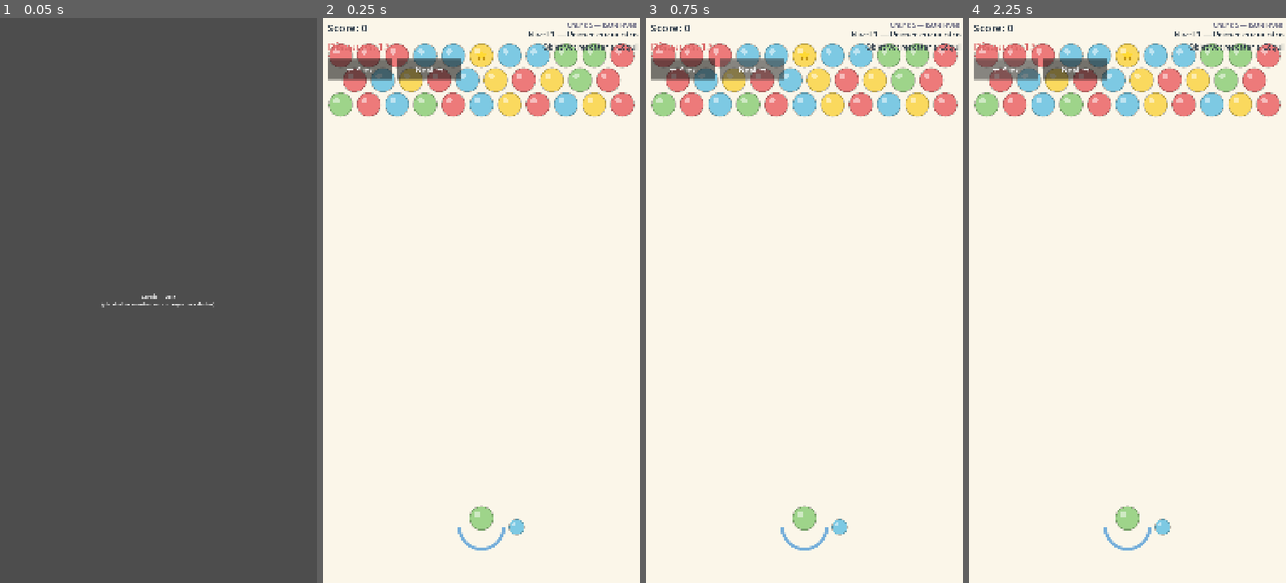
Above: before the commit, frames 1-4 (left to right).
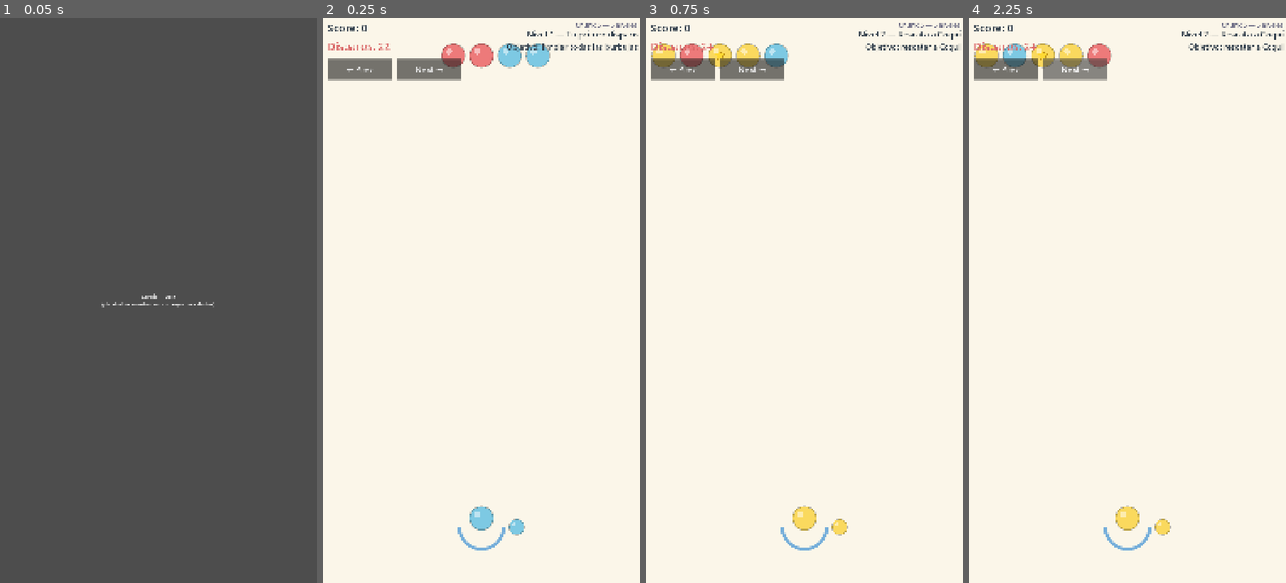
Above: after the commit, the same moments.

Repository: dahored/myappcube-game-bubble-shooter
Game: Godot game, scene res://scenes/main/boot.tscn
Two runs of this game, one before a commit and one after it. Both use one fixed random seed, a clock stepped at 60 frames per second and the inputs below.
Inputs:
- Up to frame 1 (0.05 s): no input
- Up to frame 2 (0.25 s): no input
- Up to frame 3 (0.75 s): click "Next →" at 0.5 s
- Up to frame 4 (2.25 s): click "Next →" at 1.25 s; click "← Prev" at 2 s

Frame 1 is identical in both runs. In frame 2, 8.4% of the frame differs, in the area x 1-100%, y 0-91%; in frame 3, 8.3%; in frame 4, 8.8%, in the area x 1-100%, y 0-92%.

Commit message:
feat(levels): chunk 6 - 5 prototype levels with smart queue and color shuffle
- 5 hand-designed levels in data/levels/ with progressive difficulty
- Smart queue: cañón solo spawnea colores con 2+ instancias en grid
- Color shuffle: posiciones fijas pero colores se randomizan al cargar
  (creature preserva posición y color como parte del diseño)
- UX: botón cambia a 'Siguiente nivel →' al ganar

Diff:
--- a/data/levels/001.json
+++ b/data/levels/001.json
@@ -1,24 +1,18 @@
 {
   "id": 1,
   "chapter": 1,
-  "name": "Primer encuentro",
+  "name": "Tu primer disparo",
   "objective": {
-    "type": "rescue",
-    "creature_id": "coqui",
-    "creature_position": [5, 0]
+    "type": "clear_all"
   },
-  "max_shots": 15,
-  "available_colors": ["red", "blue", "yellow", "green"],
+  "max_shots": 22,
+  "available_colors": ["red", "blue"],
   "rainbow_chance": 0.0,
   "bubbles": [
-    [0, 0, "red"],   [1, 0, "red"],   [2, 0, "red"],
-    [3, 0, "blue"],  [4, 0, "blue"],  [5, 0, "yellow"],[6, 0, "blue"],  [7, 0, "blue"],
-    [8, 0, "green"], [9, 0, "green"], [10, 0, "red"],
-    [0, 1, "red"],   [1, 1, "blue"],  [2, 1, "yellow"],[3, 1, "red"],   [4, 1, "blue"],
-    [5, 1, "yellow"],[6, 1, "red"],   [7, 1, "yellow"],[8, 1, "green"], [9, 1, "red"],
-    [0, 2, "green"], [1, 2, "red"],   [2, 2, "blue"],  [3, 2, "green"], [4, 2, "red"],
-    [5, 2, "blue"],  [6, 2, "yellow"],[7, 2, "red"],   [8, 2, "blue"],  [9, 2, "yellow"],
-    [10, 2, "red"]
+    [4, 0, "red"],
+    [5, 0, "red"],
+    [6, 0, "blue"],
+    [7, 0, "blue"]
   ],
   "obstacles": []
 }
--- /dev/null
+++ b/data/levels/002.json
@@ -0,0 +1,21 @@
+{
+  "id": 2,
+  "chapter": 1,
+  "name": "Rescata a Coquí",
+  "objective": {
+    "type": "rescue",
+    "creature_id": "coqui",
+    "creature_position": [2, 0]
+  },
+  "max_shots": 24,
+  "available_colors": ["red", "blue", "yellow"],
+  "rainbow_chance": 0.0,
+  "bubbles": [
+    [0, 0, "red"],
+    [1, 0, "yellow"],
+    [2, 0, "yellow"],
+    [3, 0, "yellow"],
+    [4, 0, "blue"]
+  ],
+  "obstacles": []
+}
--- /dev/null
+++ b/data/levels/003.json
@@ -0,0 +1,18 @@
+{
+  "id": 3,
+  "chapter": 1,
+  "name": "Burbujín en problemas",
+  "objective": {
+    "type": "rescue",
+    "creature_id": "burbujin",
+    "creature_position": [8, 1]
+  },
+  "max_shots": 26,
+  "available_colors": ["red", "blue", "yellow", "green"],
+  "rainbow_chance": 0.0,
+  "bubbles": [
+    [3, 0, "red"], [4, 0, "blue"], [5, 0, "yellow"], [6, 0, "green"], [7, 0, "blue"], [8, 0, "red"], [9, 0, "yellow"], [10, 0, "green"],
+    [3, 1, "yellow"], [4, 1, "green"], [5, 1, "blue"], [6, 1, "yellow"], [7, 1, "green"], [8, 1, "red"], [9, 1, "blue"]
+  ],
+  "obstacles": []
+}
--- /dev/null
+++ b/data/levels/004.json
@@ -0,0 +1,20 @@
+{
+  "id": 4,
+  "chapter": 1,
+  "name": "Caracol perdido",
+  "objective": {
+    "type": "rescue",
+    "creature_id": "caracol",
+    "creature_position": [3, 3]
+  },
+  "max_shots": 28,
+  "available_colors": ["red", "blue", "yellow", "green", "purple"],
+  "rainbow_chance": 0.0,
+  "bubbles": [
+    [0, 0, "red"], [1, 0, "blue"], [2, 0, "yellow"], [3, 0, "green"], [4, 0, "purple"], [5, 0, "red"], [6, 0, "blue"], [7, 0, "yellow"], [8, 0, "green"], [9, 0, "purple"], [10, 0, "red"],
+    [0, 1, "purple"], [1, 1, "yellow"], [2, 1, "green"], [3, 1, "red"], [4, 1, "purple"], [5, 1, "purple"], [6, 1, "green"], [7, 1, "yellow"], [8, 1, "red"], [9, 1, "blue"],
+    [1, 2, "yellow"], [2, 2, "purple"], [3, 2, "red"], [4, 2, "green"], [5, 2, "yellow"], [6, 2, "blue"], [7, 2, "red"],
+    [2, 3, "purple"], [3, 3, "purple"], [4, 3, "yellow"], [5, 3, "green"]
+  ],
+  "obstacles": []
+}
--- /dev/null
+++ b/data/levels/005.json
@@ -0,0 +1,21 @@
+{
+  "id": 5,
+  "chapter": 1,
+  "name": "La cueva de Lumi",
+  "objective": {
+    "type": "rescue",
+    "creature_id": "lumi",
+    "creature_position": [4, 4]
+  },
+  "max_shots": 30,
+  "available_colors": ["red", "blue", "yellow", "green", "purple", "orange"],
+  "rainbow_chance": 0.0,
+  "bubbles": [
+    [0, 0, "red"], [1, 0, "blue"], [2, 0, "yellow"], [3, 0, "green"], [4, 0, "purple"], [5, 0, "orange"], [6, 0, "red"], [7, 0, "blue"], [8, 0, "yellow"], [9, 0, "green"], [10, 0, "purple"],
+    [0, 1, "orange"], [1, 1, "red"], [2, 1, "blue"], [3, 1, "yellow"], [4, 1, "green"], [5, 1, "red"], [6, 1, "orange"], [7, 1, "red"], [8, 1, "blue"], [9, 1, "yellow"],
+    [0, 2, "green"], [1, 2, "purple"], [2, 2, "orange"], [3, 2, "red"], [4, 2, "blue"], [5, 2, "yellow"], [6, 2, "green"], [7, 2, "orange"], [8, 2, "red"], [9, 2, "blue"], [10, 2, "yellow"],
+    [1, 3, "yellow"], [2, 3, "green"], [3, 3, "blue"], [4, 3, "red"], [5, 3, "blue"], [6, 3, "yellow"], [7, 3, "green"], [8, 3, "red"],
+    [2, 4, "red"], [3, 4, "blue"], [4, 4, "purple"], [5, 4, "blue"], [6, 4, "red"]
+  ],
+  "obstacles": []
+}
--- a/scenes/gameplay/gameplay.tscn
+++ b/scenes/gameplay/gameplay.tscn
@@ -31,7 +31,7 @@
 offset_bottom = 56.0
 theme_override_colors/font_color = Color(0.4, 0.4, 0.5, 1)
 theme_override_font_sizes/font_size = 22
-text = "Chunk 5 — JSON levels"
+text = "Chunk 6 — 5 niveles"
 horizontal_alignment = 2
 
 [node name="LevelLabel" type="Label" parent="HUD"]
--- a/scripts/gameplay/canon.gd
+++ b/scripts/gameplay/canon.gd
@@ -188,8 +188,33 @@
 	trajectory_line.points = points
 
 
+## Smart queue: solo selecciona colores que tienen 2+ instancias en el grid actual,
+## para evitar que el jugador reciba colores "muertos" (los que no pueden matchear).
+## Si ningún color cumple el threshold (ej. al final del nivel), fallback a random
+## entre los playable_types del nivel.
 func _random_type() -> int:
-	return playable_types[randi() % playable_types.size()]
+	var grid_colors := _get_smart_colors()
+	if grid_colors.is_empty():
+		return playable_types[randi() % playable_types.size()]
+	return grid_colors[randi() % grid_colors.size()]
+
+
+## Devuelve los tipos de burbuja que tienen 2+ instancias en el grid (filtrados también
+## por playable_types del nivel para no spawnear colores no permitidos).
+func _get_smart_colors() -> Array:
+	var grid_node: Grid = get_parent().get_node_or_null("Grid") as Grid
+	if not grid_node:
+		return []
+	var color_counts: Dictionary = {}
+	for cell in grid_node.bubbles:
+		var b: Bubble = grid_node.bubbles[cell]
+		if b.state == Bubble.State.IN_GRID and b.bubble_type in playable_types:
+			color_counts[b.bubble_type] = color_counts.get(b.bubble_type, 0) + 1
+	var result: Array = []
+	for c in color_counts:
+		if color_counts[c] >= 2:
+			result.append(c)
+	return result
 
 
 ## Reconfigura los colores jugables basado en el nivel actual. Llamado desde gameplay.gd
--- a/scripts/gameplay/gameplay.gd
+++ b/scripts/gameplay/gameplay.gd
@@ -29,6 +29,7 @@
 var level_data: Dictionary = {}
 var shots_remaining: int = 0
 var level_ended: bool = false
+var level_won: bool = false
 
 
 func _ready() -> void:
@@ -131,17 +132,24 @@
 
 func _show_end_screen(victory: bool) -> void:
 	level_ended = true
+	level_won = victory
 	canon.level_active = false
+	var has_next: bool = GameManager.current_level_id < LevelManager.get_total_levels()
 	if victory:
 		end_title.text = "¡LO LOGRASTE!"
 		end_subtitle.text = "Score: %d" % grid.score
+		retry_button.text = "Siguiente nivel →" if has_next else "Reintentar"
 	else:
 		end_title.text = "SIN DISPAROS"
 		end_subtitle.text = "Score: %d" % grid.score
+		retry_button.text = "Reintentar"
 	end_screen.visible = true
 
 
 func _on_retry_pressed() -> void:
+	# Si ganaste y hay siguiente nivel, avanzar. Si no, recargar el actual.
+	if level_won and GameManager.current_level_id < LevelManager.get_total_levels():
+		GameManager.current_level_id += 1
 	get_tree().reload_current_scene()
 
 
--- a/scripts/gameplay/grid.gd
+++ b/scripts/gameplay/grid.gd
@@ -29,7 +29,10 @@
 
 
 ## Carga el grid inicial desde level_data parseado por LevelManager.
-## Si el level_data está vacío, fallback a un grid random (por si falla el load).
+## Aplica shuffle de colores estilo Candy Crush: las posiciones del JSON son fijas
+## (parte del diseño del nivel) pero los colores en cada posición se randomizan en
+## cada carga. La criatura preserva posición Y color porque es parte del puzzle.
+## Si el level_data está vacío, fallback a un grid random.
 func setup_from_level(level_data: Dictionary) -> void:
 	_clear_grid()
 	if level_data.is_empty():
@@ -37,11 +40,12 @@
 		_spawn_random_fallback()
 		return
 
-	var bubbles_array: Array = level_data.get("bubbles", [])
-	var creature_cell := Vector2i(-1, -1)
-	if level_data.objective.get("type", "") == "rescue":
-		var pos: Array = level_data.objective.get("creature_position", [-1, -1])
-		creature_cell = Vector2i(pos[0], pos[1])
+	var bubbles_array: Array = level_data.get("bubbles", []).duplicate(true)
+	var creature_cell := _get_creature_cell(level_data)
+
+	# Shuffle: randomizar colores entre posiciones non-creature, preservando el conteo
+	# total de cada color (no lo cambia, solo redistribuye).
+	_shuffle_non_creature_colors(bubbles_array, creature_cell)
 
 	for entry in bubbles_array:
 		var col: int = entry[0]
@@ -56,7 +60,35 @@
 			b.is_creature = true
 			b.queue_redraw()
 
-	print("[Grid] %d burbujas cargadas desde nivel %d" % [bubbles.size(), level_data.get("id", 0)])
+	print("[Grid] %d burbujas cargadas desde nivel %d (colores shuffleados)" % [bubbles.size(), level_data.get("id", 0)])
+
+
+## Devuelve la celda de la criatura si el nivel tiene objective rescue, sino (-1, -1).
+func _get_creature_cell(level_data: Dictionary) -> Vector2i:
+	if level_data.objective.get("type", "") == "rescue":
+		var pos: Array = level_data.objective.get("creature_position", [-1, -1])
+		return Vector2i(pos[0], pos[1])
+	return Vector2i(-1, -1)
+
+
+## Shufflea los colores entre todas las posiciones del nivel EXCEPTO la celda de la criatura.
+## Modifica `entries` in-place. Mantiene el conteo total de cada color (solo redistribuye).
+func _shuffle_non_creature_colors(entries: Array, creature_cell: Vector2i) -> void:
+	# Recolectar índices y colores de las entradas non-creature
+	var indices_to_shuffle: Array[int] = []
+	var colors_to_shuffle: Array[String] = []
+	for i in range(entries.size()):
+		var entry: Array = entries[i]
+		if Vector2i(entry[0], entry[1]) != creature_cell:
+			indices_to_shuffle.append(i)
+			colors_to_shuffle.append(entry[2])
+
+	# Shufflear los colores
+	colors_to_shuffle.shuffle()
+
+	# Re-asignar colores a las posiciones (en orden, ahora barajado)
+	for j in range(indices_to_shuffle.size()):
+		entries[indices_to_shuffle[j]][2] = colors_to_shuffle[j]
 
 
 func _clear_grid() -> void:
